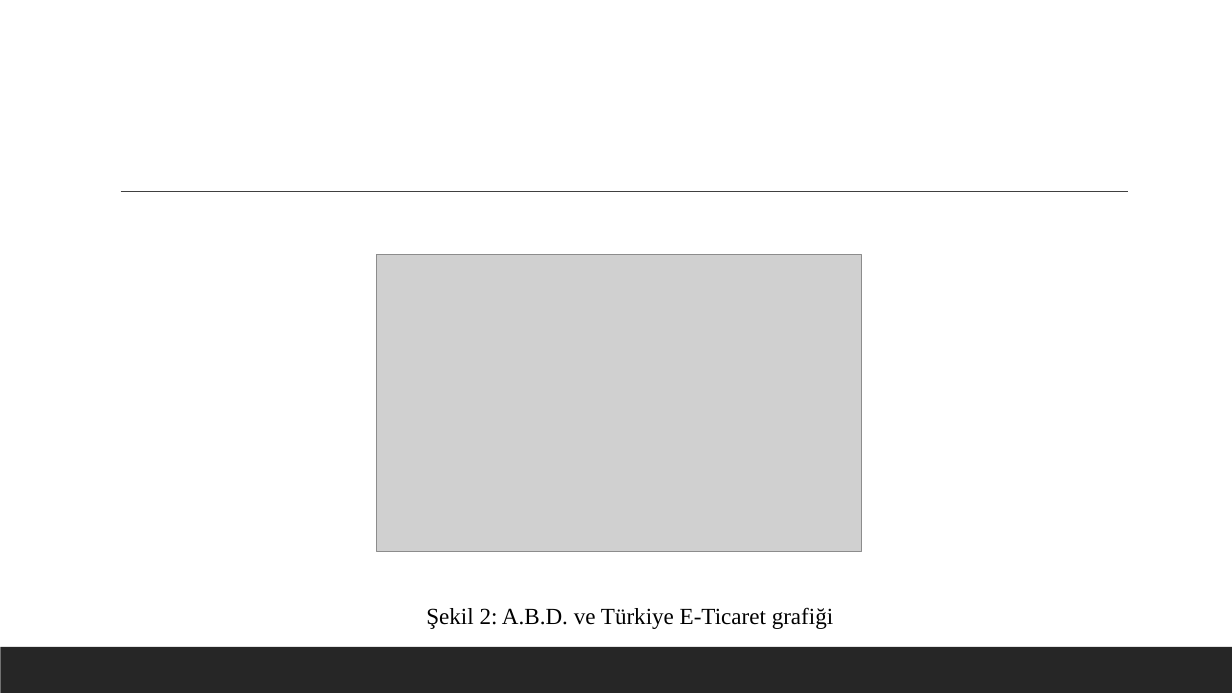
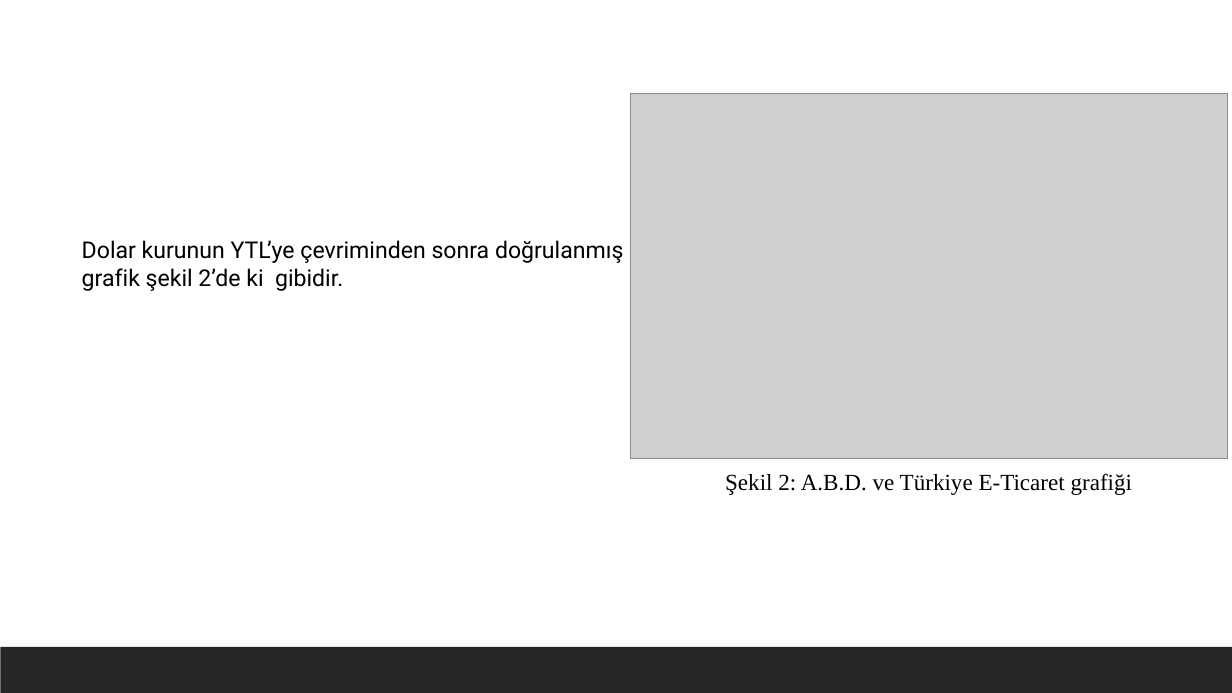
Before and after one commit to BelitK/E-CommerceVolume, a slide deck: slide 18 of rapor ve sunum/Türkiye ve Yurtdışı Karşılaştırmalı Veri Analizi.pptx. Drawn at 1232x693 pixels with LibreOffice and Linux fonts; fonts in the diff are those of the drawing; grey boxes stand for pictures. Boxes give left, top, right and bottom in pixels: in the first picture for what was removed or moved away, otherwise in the second. Text is boxed around its words. In the diff, an @@ line names an element or a change of style, - is before the commit and + after.

```diff
--- a/rapor ve sunum/Türkiye ve Yurtdışı Karşılaştırmalı Veri Analizi.pptx
+++ b/rapor ve sunum/Türkiye ve Yurtdışı Karşılaştırmalı Veri Analizi.pptx
@@ picture: place and size @@
-picture at (377,255,861,552)
+picture at (630,93,1227,459)
@@ line removed from (121, 192) to (1128, 192) @@
@@ text added at (82,240,623,291), 18 pt, text #000000 @@
+Dolar kurunun YTL’ye çevriminden sonra doğrulanmış grafik şekil 2’de ki gibidir.
@@ text "Şekil 2: A.B.D. ve Türkiye ...": place and size @@
-text "Şekil 2: A.B.D. ve Türkiye ..." at (426,607,833,629)
+text "Şekil 2: A.B.D. ve Türkiye ..." at (725,473,1132,495)
```
Also in this commit, not shown: 4 other slides changed, 1 slide added, 13 other files.
